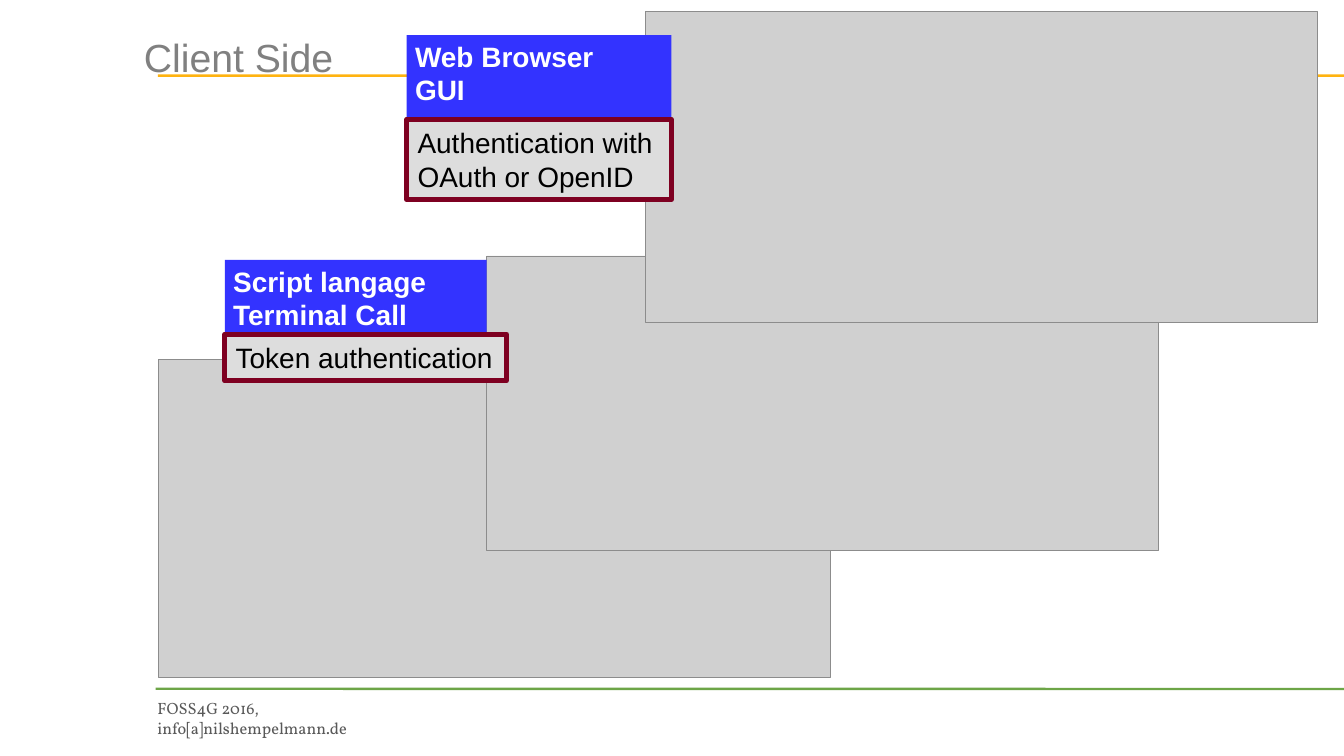
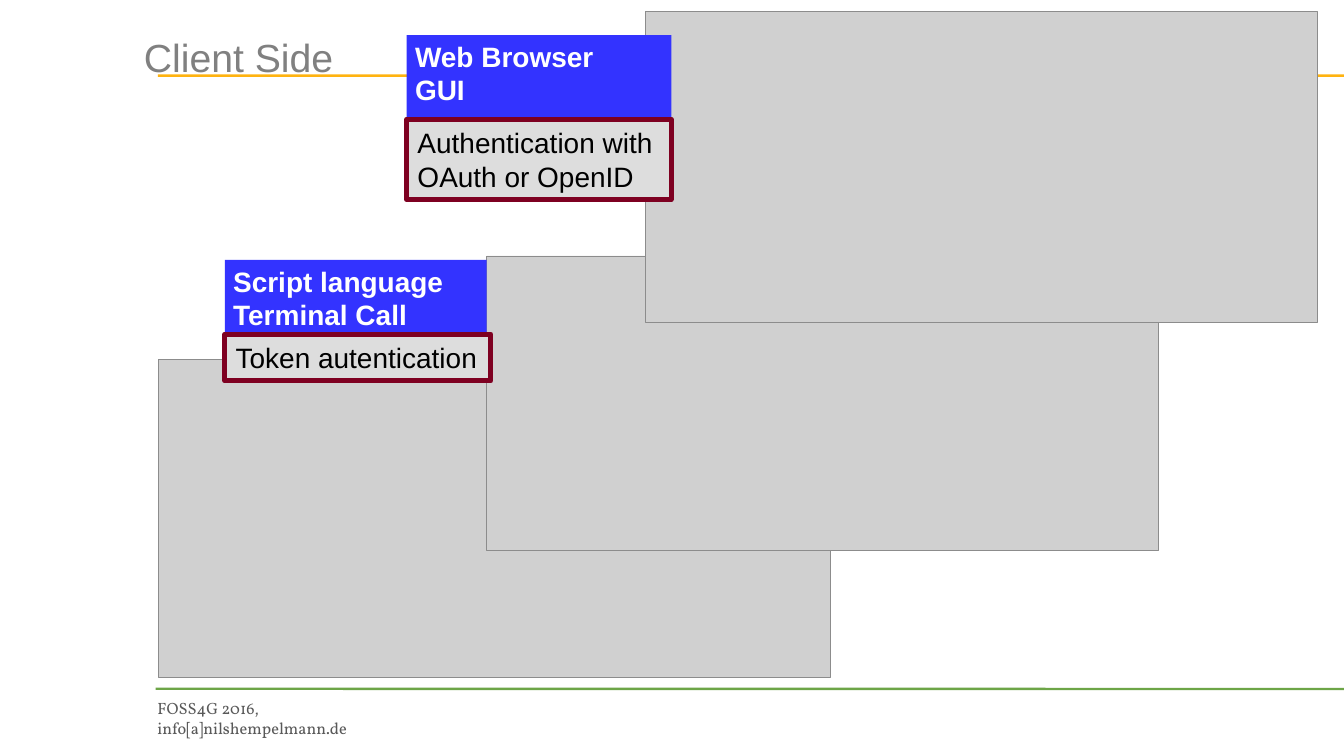
Before and after one commit to bird-house/birdhouse-docs, a slide deck: slide 5 of slides/birdhouse-foss4g-2016/Hempelmann_foss4g2016.odp. Drawn at 1344x756 pixels with LibreOffice and Linux fonts; fonts in the diff are those of the drawing; grey boxes stand for pictures; background and template pictures are left out. Boxes give left, top, right and bottom in pixels: in the first picture for what was removed or moved away, otherwise in the second. Text is boxed around its words. In the diff, an @@ line names an element or a change of style, - is before the commit and + after.

```diff
--- a/slides/birdhouse-foss4g-2016/Hempelmann_foss4g2016.odp
+++ b/slides/birdhouse-foss4g-2016/Hempelmann_foss4g2016.odp
@@ text in rectangle at [233, 271, 443, 297]: text changed @@
-Script langage
+Script language
@@ rectangle "Token autentication": place and size @@
-rectangle "Token autentication" at [225, 334, 507, 381]
+rectangle "Token autentication" at [225, 334, 491, 381]
@@ text in rectangle at [236, 347, 477, 369]: text changed @@
-Token authentication
+Token autentication
```
Also in this commit, not shown: 9 other slides changed, 9 slides added, 1 slide removed, 2 other files.
